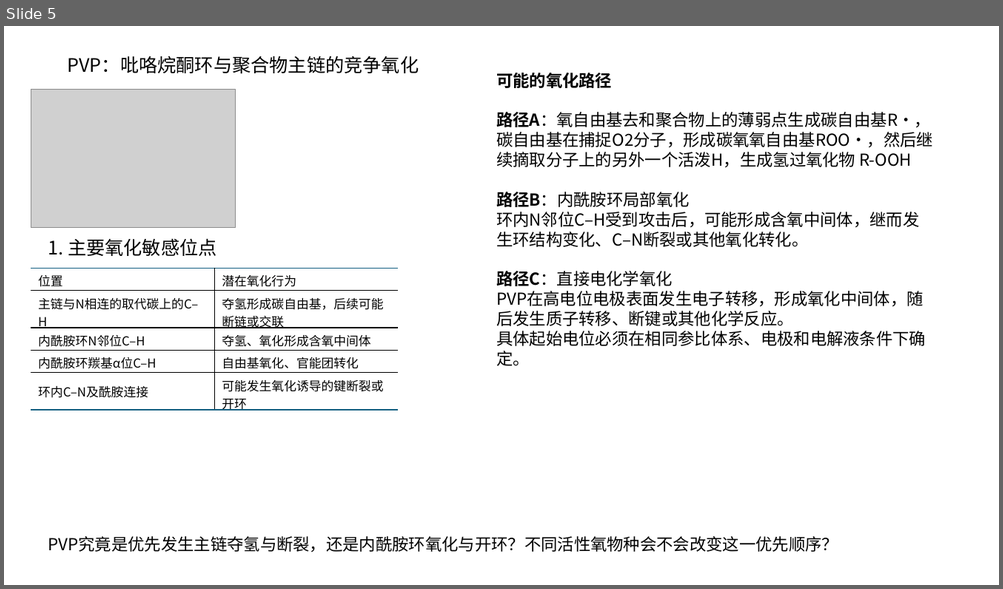
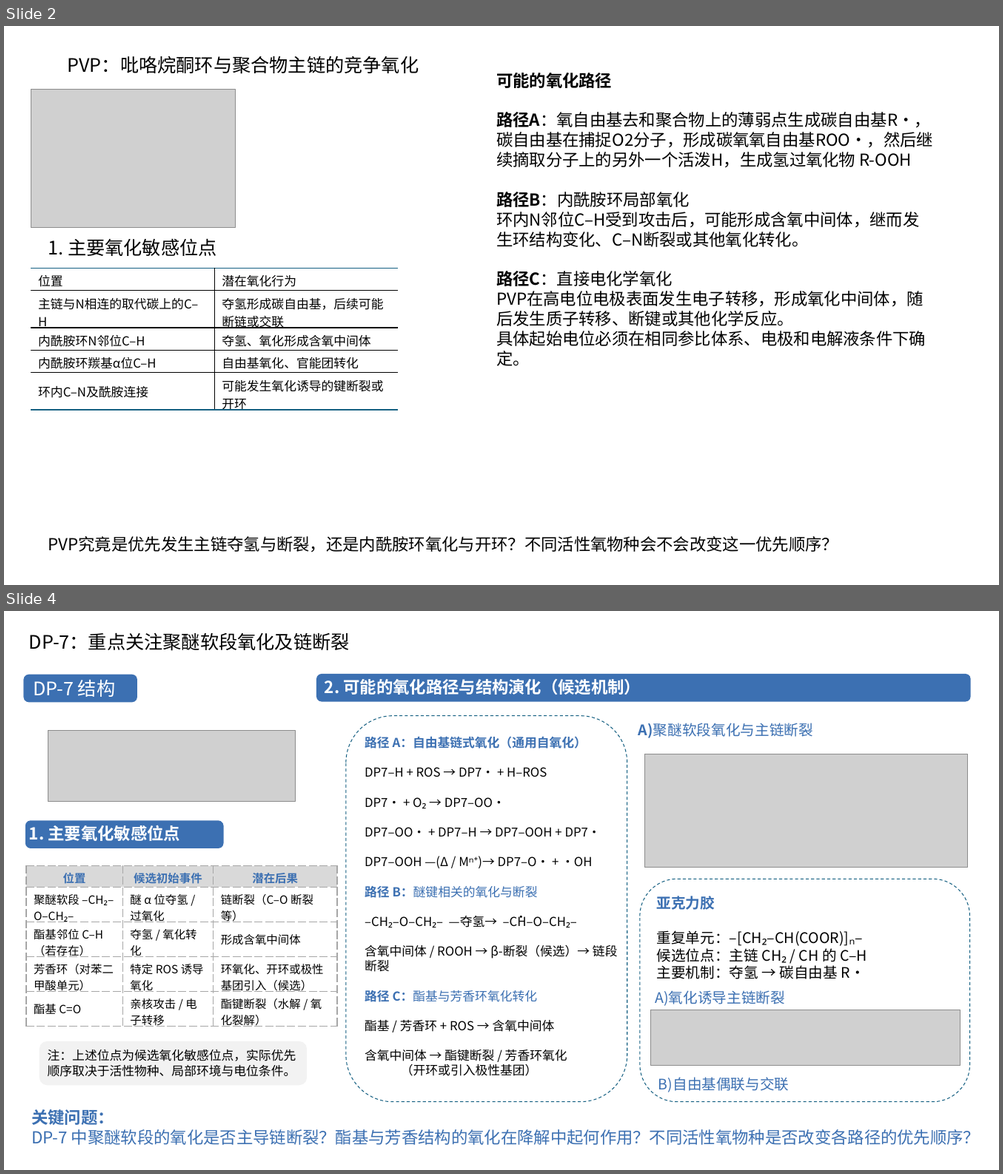
Before and after one commit to leylacheung/UPDATE, a slide deck: update/耐氧化性.pptx. Shown one above the other, each under a label of ours: slide 5 before the commit, slides 2 and 4 after it; the slides between them are not shown. The pictures are 1003x589 and 1003x1174 pixels, drawn with LibreOffice and Linux fonts; fonts in the diff are those of the drawing; grey boxes stand for pictures. Boxes give left, top, right and bottom in pixels: in the first picture for what was removed or moved away, otherwise in the second. Text is boxed around its words. In the diff, an @@ line names an element or a change of style, - is before the commit and + after.

```diff
--- a/update/耐氧化性.pptx
+++ b/update/耐氧化性.pptx
@@ slide 4 added at bbox=[4, 611, 999, 1170], background #FFFFFF @@
@@ text added at bbox=[29, 632, 350, 651], 18 pt, text #000000 @@
+DP-7：重点关注聚醚软段氧化及链断裂
@@ rounded rectangle added at bbox=[24, 675, 136, 701], fill #3C70B2, outline #3C70B2 1.5 pt, 18 pt, text #FFFFFF @@
+DP-7 结构
@@ rounded rectangle added at bbox=[317, 675, 970, 701], fill #3C70B2, outline #3C70B2 1.5 pt @@
@@ text added at bbox=[324, 679, 641, 695], 16 pt, text #FFFFFF, bold @@
+2. 可能的氧化路径与结构演化（候选机制）
@@ rounded rectangle added at bbox=[346, 716, 627, 1102], outline #156082 0.75 pt dashed @@
@@ picture added at bbox=[48, 730, 295, 801] @@
@@ text added at bbox=[364, 736, 617, 1076], 12 pt, text #000000 @@
+路径 A：自由基链式氧化（通用自氧化）
+DP7–H + ROS → DP7• + H–ROS
+DP7• + O₂ → DP7–OO•
+DP7–OO• + DP7–H → DP7–OOH + DP7•
+DP7–OOH —(Δ / Mⁿ⁺)→ DP7–O• + •OH
+路径 B：醚键相关的氧化与断裂
+–CH₂–O–CH₂– —夺氢→ –ĊH–O–CH₂–
+含氧中间体 / ROOH → β-断裂（候选）→ 链段断裂
+路径 C：酯基与芳香环氧化转化
+酯基 / 芳香环 + ROS → 含氧中间体
+含氧中间体 → 酯键断裂 / 芳香环氧化
+（开环或引入极性基团）
@@ text added at bbox=[638, 723, 813, 738], 14 pt, text #3C70B2 @@
+A)聚醚软段氧化与主链断裂
@@ picture added at bbox=[645, 755, 968, 868] @@
@@ text added at bbox=[422, 803, 427, 809], 16 pt, text #FFFFFF, bold @@
+2. 可能的氧化路径与结构演化（候选机制）
@@ rounded rectangle added at bbox=[26, 821, 222, 848], fill #3C70B2, outline #3C70B2 1.5 pt @@
@@ text added at bbox=[29, 826, 180, 841], 16 pt, text #FFFFFF, bold @@
+1. 主要氧化敏感位点
@@ table added at bbox=[26, 866, 337, 1030], 5 rows, 3 columns @@
+位置 | 候选初始事件 | 潜在后果
+聚醚软段 –CH₂–O–CH₂– | 醚 α 位夺氢 / 过氧化 | 链断裂（C–O 断裂等）
+酯基邻位 C–H（若存在） | 夺氢 / 氧化转化 | 形成含氧中间体
+芳香环（对苯二甲酸单元） | 特定 ROS 诱导氧化 | 环氧化、开环或极性基团引入（候选）
+酯基 C=O | 亲核攻击 / 电子转移 | 酯键断裂（水解 / 氧化裂解）
@@ rounded rectangle added at bbox=[640, 879, 970, 1102], outline #156082 0.75 pt dashed @@
@@ text added at bbox=[657, 896, 867, 980], 14 pt, text #000000 @@
+亚克力胶
+重复单元：–[CH₂–CH(COOR)]ₙ–
+候选位点：主链 CH₂ / CH 的 C–H
+主要机制：夺氢 → 碳自由基 R•
@@ picture added at bbox=[651, 1010, 961, 1065] @@
@@ text added at bbox=[654, 991, 785, 1006], 14 pt, text #3C70B2 @@
+A)氧化诱导主链断裂
@@ rounded rectangle added at bbox=[40, 1042, 306, 1085], fill #F2F2F2, outline #F2F2F2 1.5 pt @@
@@ text added at bbox=[48, 1050, 296, 1077], 12 pt, text #000000 @@
+注：上述位点为候选氧化敏感位点，实际优先顺序取决于活性物种、局部环境与电位条件。
@@ text added at bbox=[658, 1077, 789, 1093], 14 pt, text #3C70B2 @@
+B)自由基偶联与交联
@@ text added at bbox=[31, 1110, 979, 1145], 16 pt, text #3C70B2 @@
+关键问题：
+DP-7 中聚醚软段的氧化是否主导链断裂？酯基与芳香结构的氧化在降解中起何作用？不同活性氧物种是否改变各路径的优先顺序？
@@ what was slide 5 is now slide 2 @@
```
Also in this commit, not shown: 2 other slides added, 3 slides removed, 1 other file.
